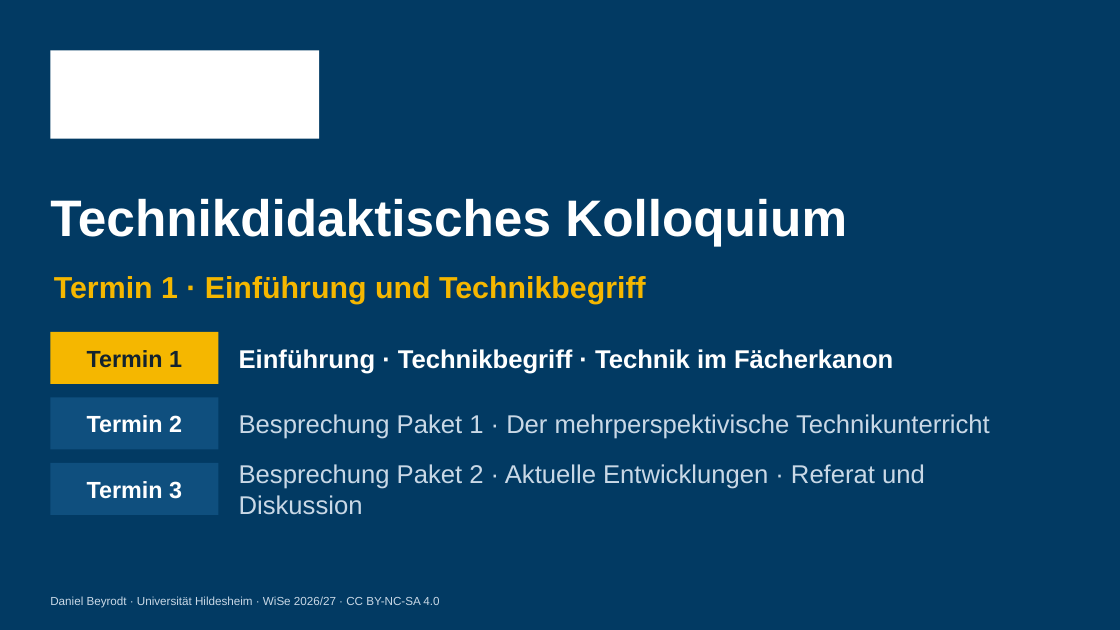
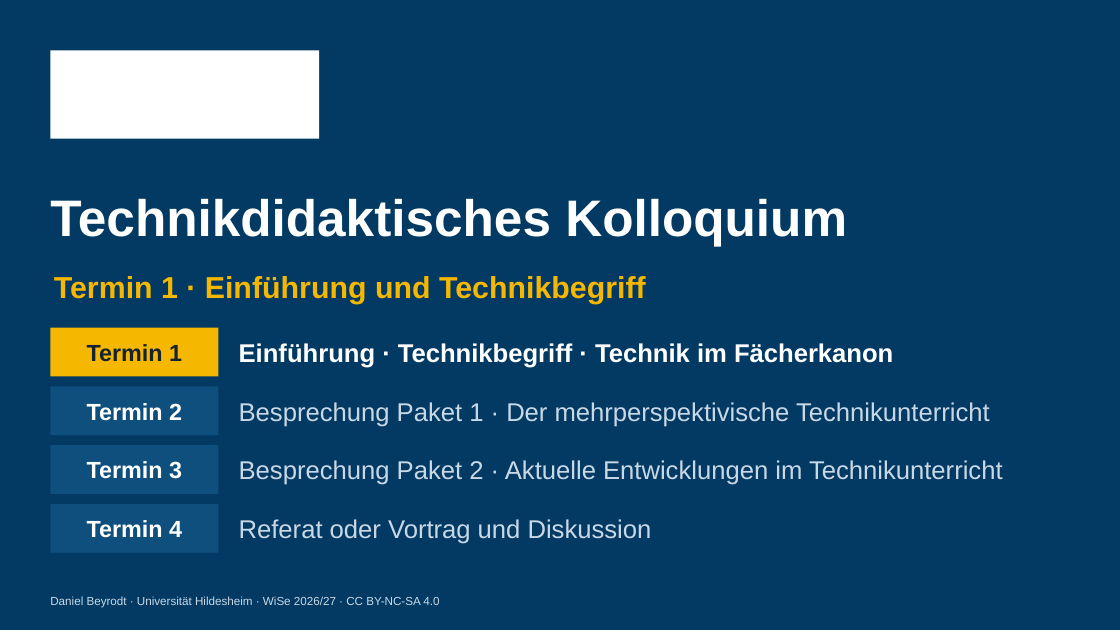
Before and after one commit to deinTechniklehrer/Uni-Hildesheim, a slide deck: slide 1 of technikdidaktisches-kolloquium/praesentationen/TdK_Termin-1_Einfuehrung-Technikbegriff.pptx. Drawn at 1120x630 pixels with LibreOffice and Linux fonts; fonts in the diff are those of the drawing; background and template pictures are left out. Boxes give left, top, right and bottom in pixels: in the first picture for what was removed or moved away, otherwise in the second. Text is boxed around its words. In the diff, an @@ line names an element or a change of style, - is before the commit and + after.

```diff
--- a/technikdidaktisches-kolloquium/praesentationen/TdK_Termin-1_Einfuehrung-Technikbegriff.pptx
+++ b/technikdidaktisches-kolloquium/praesentationen/TdK_Termin-1_Einfuehrung-Technikbegriff.pptx
@@ rectangle "Termin 1": place and size @@
-rectangle "Termin 1" at [50, 332, 218, 384]
+rectangle "Termin 1" at [50, 328, 218, 376]
@@ text "Einführung · Technikbegriff · Technik ...": place and size @@
-text "Einführung · Technikbegriff · Technik ..." at [239, 349, 893, 374]
+text "Einführung · Technikbegriff · Technik ..." at [239, 343, 893, 368]
@@ rectangle "Termin 2": place and size @@
-rectangle "Termin 2" at [50, 397, 218, 450]
+rectangle "Termin 2" at [50, 386, 218, 435]
@@ text "Besprechung Paket 1 · Der ...": place and size @@
-text "Besprechung Paket 1 · Der ..." at [239, 414, 990, 439]
+text "Besprechung Paket 1 · Der ..." at [239, 402, 990, 427]
@@ rectangle "Termin 3": place and size @@
-rectangle "Termin 3" at [50, 463, 218, 515]
+rectangle "Termin 3" at [50, 445, 218, 494]
@@ text at [239, 460, 1003, 485]: text changed @@
-Besprechung Paket 2 · Aktuelle Entwicklungen · Referat und Diskussion
+Besprechung Paket 2 · Aktuelle Entwicklungen im Technikunterricht
@@ rectangle added at [50, 504, 218, 553], fill #0F4F7E, 20 pt, text #FFFFFF, bold @@
+Termin 4
@@ text added at [239, 519, 652, 544], 22 pt, text #C9D8E6 @@
+Referat oder Vortrag und Diskussion
```
Also in this commit, not shown: 1 other slide changed, 11 other files.
